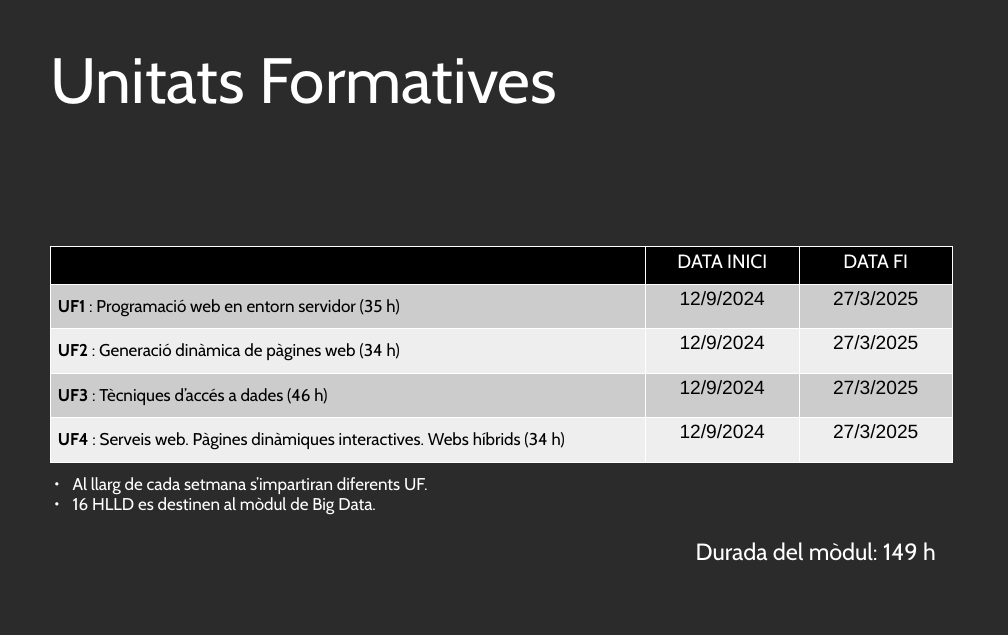
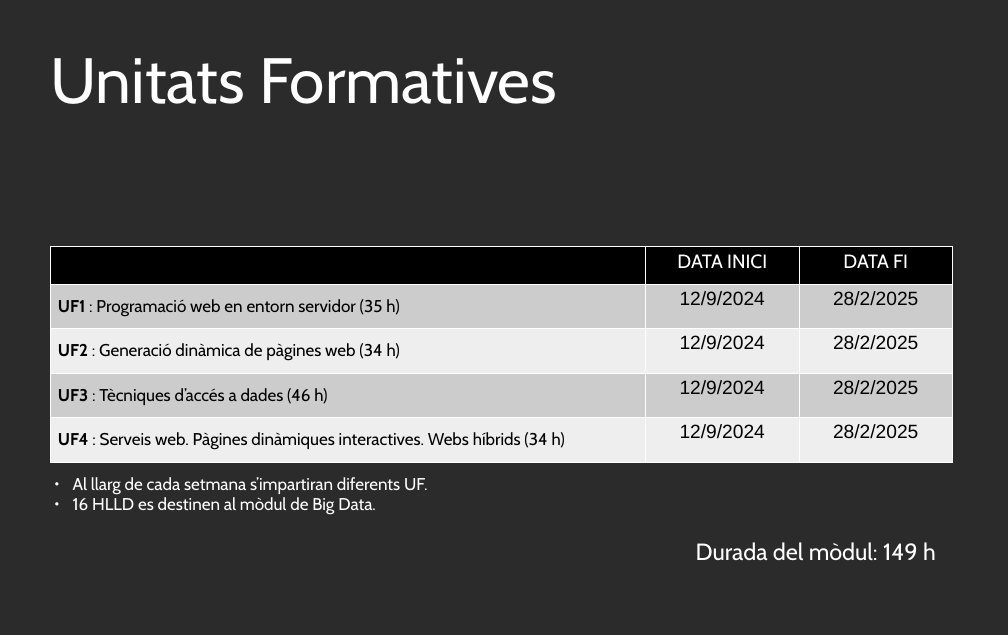
Before and after one commit to xbaubes/xbaubes, a slide deck: slide 4 of Presentacions/[DAW-MP07] Desenvolupament web en entorn servidor.odp. Drawn at 1008x635 pixels with LibreOffice and Linux fonts; fonts in the diff are those of the drawing; background and template pictures are left out; a plain dark background stands for a picture behind light text. Boxes give left, top, right and bottom in pixels: in the first picture for what was removed or moved away, otherwise in the second. Text is boxed around its words. In the diff, an @@ line names an element or a change of style, - is before the commit and + after.

```diff
--- a/Presentacions/[DAW-MP07] Desenvolupament web en entorn servidor.odp
+++ b/Presentacions/[DAW-MP07] Desenvolupament web en entorn servidor.odp
@@ table at <box>51,246,953,462</box> @@
-row 2, column 3: 27/3/2025
+row 2, column 3: 28/2/2025
-row 3, column 3: 27/3/2025
+row 3, column 3: 28/2/2025
-row 4, column 3: 27/3/2025
+row 4, column 3: 28/2/2025
-row 5, column 3: 27/3/2025
+row 5, column 3: 28/2/2025
```
Also in this commit, not shown: 3 other files.
